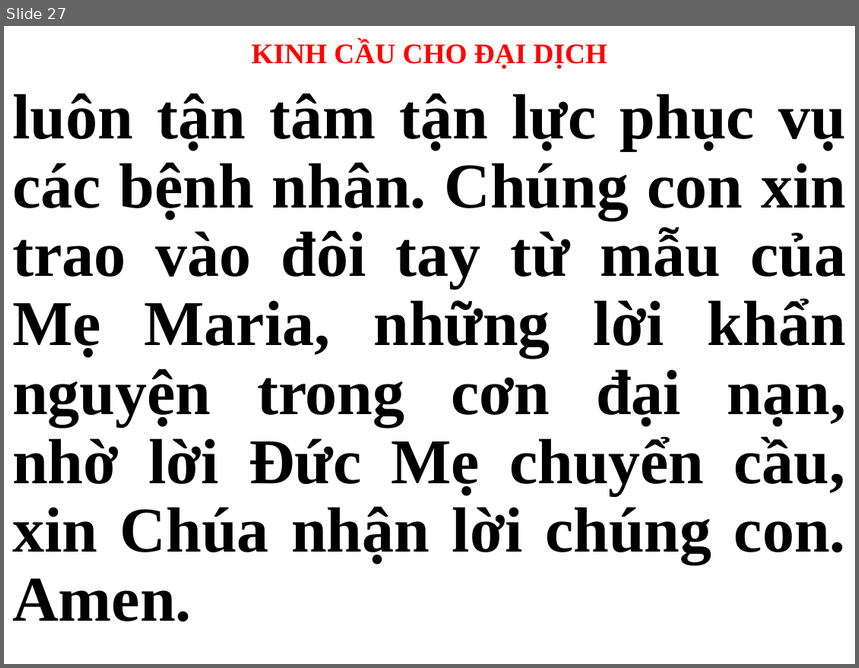
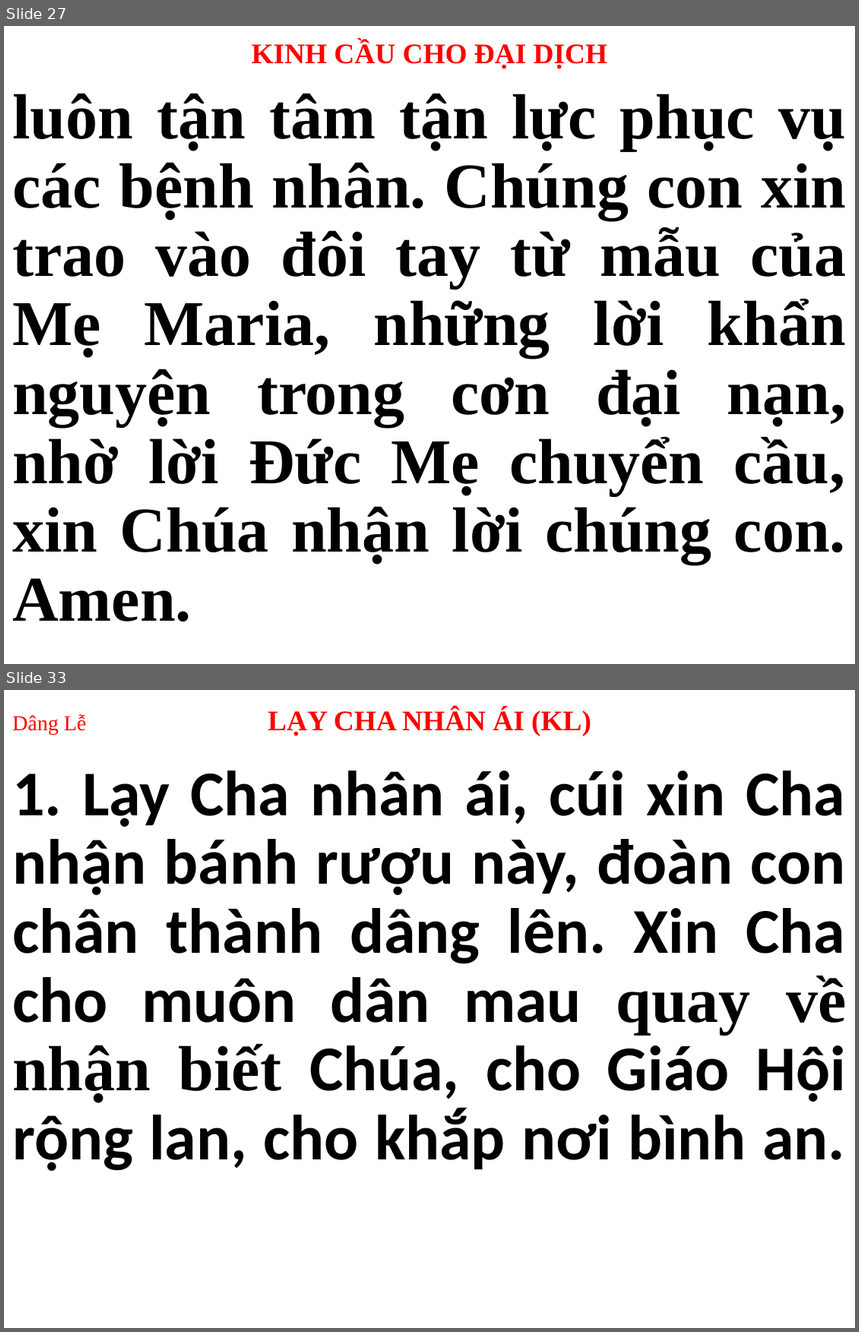
Before and after one commit to webfullstack99/usb-songs, a slide deck: CN.pptx. Shown one above the other, each under a label of ours: slide 27 before the commit, slides 27 and 33 after it; the slides between them are not shown. The pictures are 859x668 and 859x1332 pixels, drawn with LibreOffice and Linux fonts; fonts in the diff are those of the drawing. Boxes give left, top, right and bottom in pixels: in the first picture for what was removed or moved away, otherwise in the second. Text is boxed around its words. In the diff, an @@ line names an element or a change of style, - is before the commit and + after.

```diff
--- a/CN.pptx
+++ b/CN.pptx
@@ slide 33 added at [4, 690, 855, 1328], background #FFFFFF @@
@@ title added at [12, 708, 591, 736], 24 pt, text #FF0000, bold @@
+Dâng Lễ LẠY CHA NHÂN ÁI (KL)
@@ subtitle added at [12, 771, 846, 1171], 54 pt, text #000000, bold @@
+1. Lạy Cha nhân ái, cúi xin Cha nhận bánh rượu này, đoàn con chân thành dâng lên. Xin Cha cho muôn dân mau quay về nhận biết Chúa, cho Giáo Hội rộng lan, cho khắp nơi bình an.
```
Also in this commit, not shown: 29 other slides changed, 21 other slides added, 39 slides removed, 1 other file.
